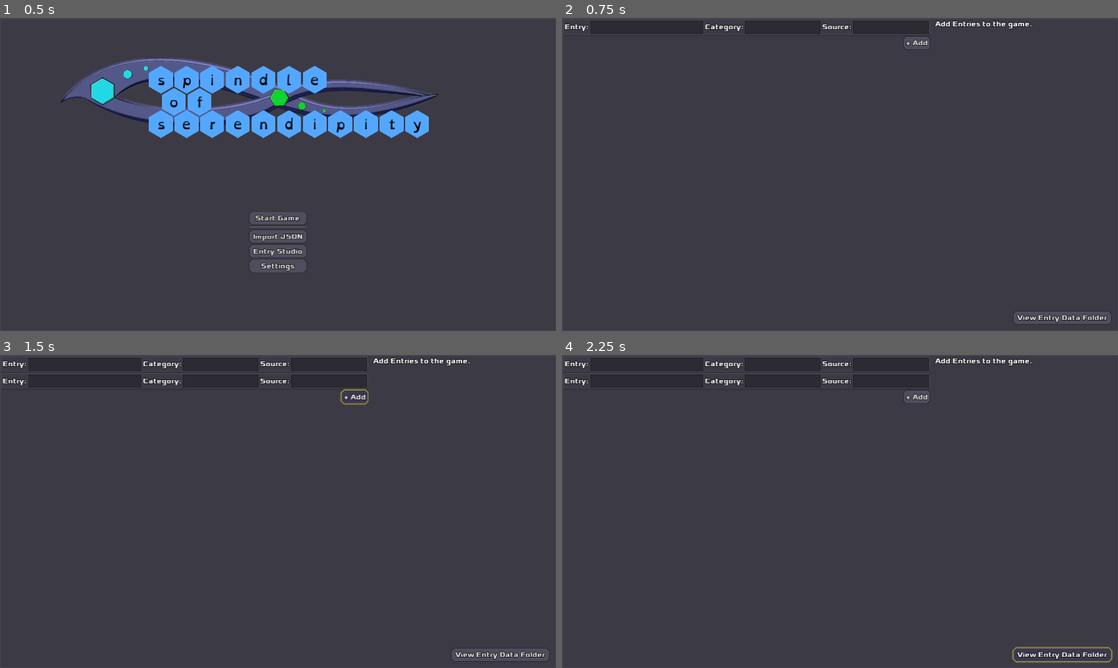
Above: before the commit, frames 1-4 (two rows, left to right).
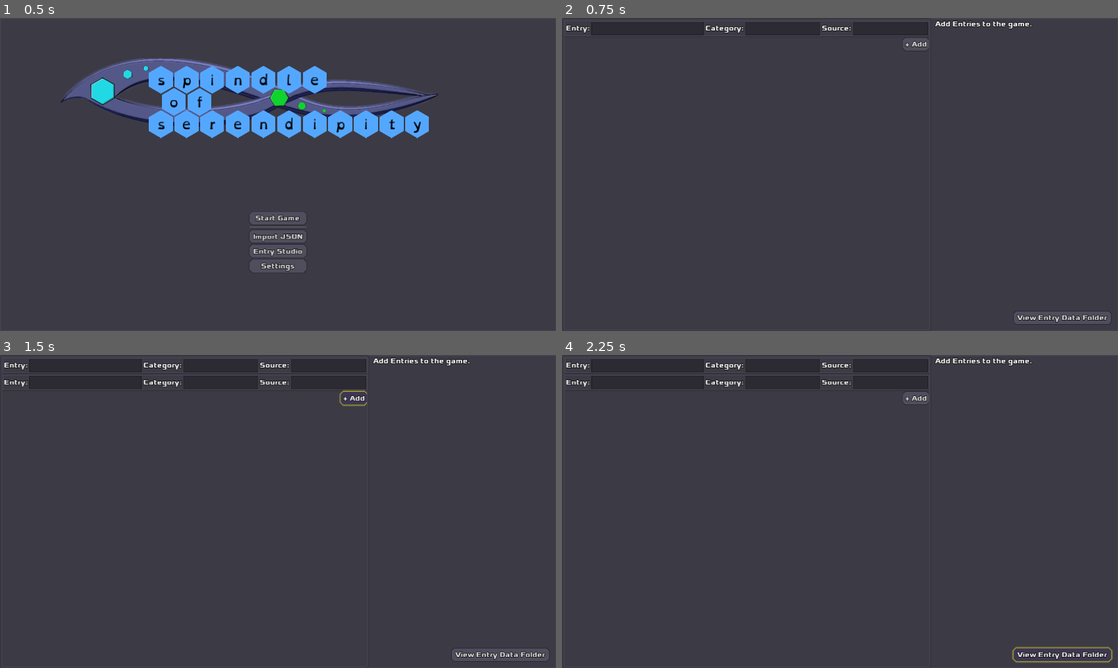
Above: after the commit, the same moments.

Repository: zacryol/spindle-of-serendipity
Game: Godot game, scene res://game/menus/MainMenu.tscn
The game is run twice, just before and just after one commit, with the same random seed, the same clock (stepped at 60 frames per second) and the same inputs.
Inputs:
- Up to frame 1 (0.5 s): no input
- Up to frame 2 (0.75 s): click "Entry Studio" at 0.5 s
- Up to frame 3 (1.5 s): click "+ Add" at 1.25 s
- Up to frame 4 (2.25 s): click "View Entry Data Folder" at 2 s

Frame 1 is identical in both runs. In frame 2, 0.6% of the frame differs, in the area x 0-67%, y 0-11%; in frame 3, 1.3%, in the area x 0-67%, y 0-17%; in frame 4, 1.2%.

Commit message:
Rearrange nodes a bit

Diff:
--- a/godot/game/menus/EntryStudio.gd
+++ b/godot/game/menus/EntryStudio.gd
@@ -2,8 +2,8 @@
 
 var single := preload("res://game/menus/ESSingle.tscn")
 
-onready var vbox: VBoxContainer = $PanelContainer/HSplitContainer/ScrollContainer/VBoxContainer
-onready var add_button: Button = $PanelContainer/HSplitContainer/ScrollContainer/VBoxContainer/AddButton
+onready var vbox := $PC/HSplit/PContainer/Scroll/VBox as VBoxContainer
+onready var add_button := $PC/HSplit/PContainer/Scroll/VBox/AddButton as Button
 
 func _ready():
 	add_item()
--- a/godot/game/menus/EntryStudio.tscn
+++ b/godot/game/menus/EntryStudio.tscn
@@ -12,46 +12,54 @@
 "_edit_use_anchors_": false
 }
 
-[node name="PanelContainer" type="PanelContainer" parent="."]
+[node name="PC" type="PanelContainer" parent="."]
 anchor_right = 1.0
 anchor_bottom = 1.0
 __meta__ = {
 "_edit_use_anchors_": false
 }
 
-[node name="HSplitContainer" type="HSplitContainer" parent="PanelContainer"]
+[node name="HSplit" type="HSplitContainer" parent="PC"]
 margin_left = 3.0
 margin_top = 3.0
 margin_right = 1278.0
 margin_bottom = 718.0
 dragger_visibility = 1
 
-[node name="ScrollContainer" type="ScrollContainer" parent="PanelContainer/HSplitContainer"]
+[node name="PContainer" type="PanelContainer" parent="PC/HSplit"]
 margin_right = 844.0
 margin_bottom = 715.0
 size_flags_horizontal = 3
 size_flags_stretch_ratio = 2.0
 
-[node name="VBoxContainer" type="VBoxContainer" parent="PanelContainer/HSplitContainer/ScrollContainer"]
-margin_right = 844.0
-margin_bottom = 715.0
+[node name="Scroll" type="ScrollContainer" parent="PC/HSplit/PContainer"]
+margin_left = 3.0
+margin_top = 3.0
+margin_right = 842.0
+margin_bottom = 713.0
+size_flags_horizontal = 3
+size_flags_stretch_ratio = 2.0
+
+[node name="VBox" type="VBoxContainer" parent="PC/HSplit/PContainer/Scroll"]
+margin_right = 839.0
+margin_bottom = 710.0
 size_flags_horizontal = 3
 size_flags_vertical = 3
 
-[node name="AddButton" type="Button" parent="PanelContainer/HSplitContainer/ScrollContainer/VBoxContainer"]
-margin_left = 778.0
-margin_right = 844.0
+[node name="AddButton" type="Button" parent="PC/HSplit/PContainer/Scroll/VBox"]
+margin_left = 773.0
+margin_right = 839.0
 margin_bottom = 31.0
 size_flags_horizontal = 8
 text = "+ Add"
 
-[node name="Control" type="Control" parent="PanelContainer/HSplitContainer"]
+[node name="Control" type="Control" parent="PC/HSplit"]
 margin_left = 856.0
 margin_right = 1275.0
 margin_bottom = 715.0
 size_flags_horizontal = 3
 
-[node name="FolderButton" type="Button" parent="PanelContainer/HSplitContainer/Control"]
+[node name="FolderButton" type="Button" parent="PC/HSplit/Control"]
 anchor_left = 1.0
 anchor_top = 1.0
 anchor_right = 1.0
@@ -65,12 +73,12 @@
 "_edit_use_anchors_": false
 }
 
-[node name="Label" type="Label" parent="PanelContainer/HSplitContainer/Control"]
+[node name="Label" type="Label" parent="PC/HSplit/Control"]
 anchor_right = 1.0
 margin_bottom = 21.0
 text = "Add Entries to the game."
 __meta__ = {
 "_edit_use_anchors_": false
 }
-[connection signal="pressed" from="PanelContainer/HSplitContainer/ScrollContainer/VBoxContainer/AddButton" to="." method="_on_AddButton_pressed"]
-[connection signal="pressed" from="PanelContainer/HSplitContainer/Control/FolderButton" to="." method="_on_FolderButton_pressed"]
+[connection signal="pressed" from="PC/HSplit/PContainer/Scroll/VBox/AddButton" to="." method="_on_AddButton_pressed"]
+[connection signal="pressed" from="PC/HSplit/Control/FolderButton" to="." method="_on_FolderButton_pressed"]
